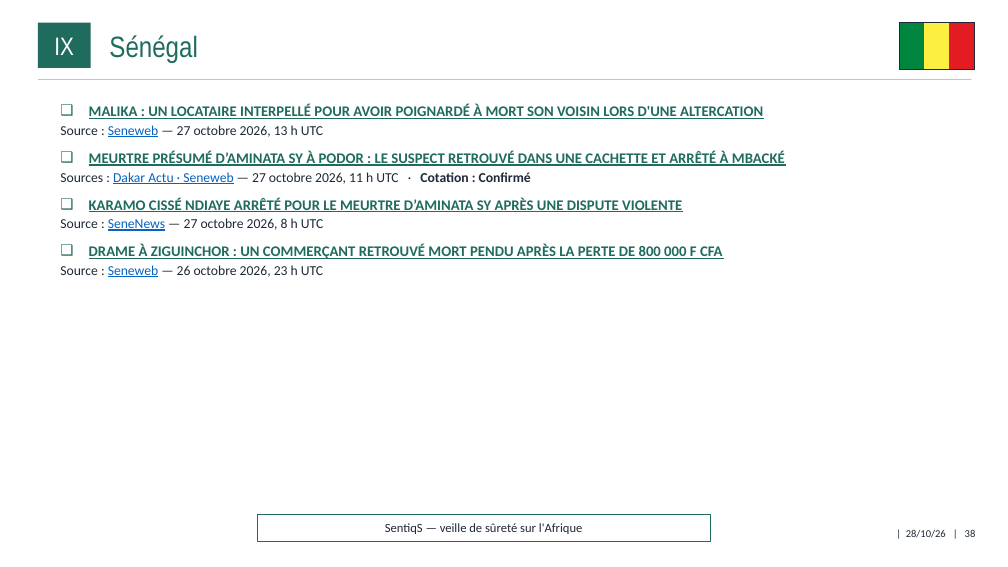
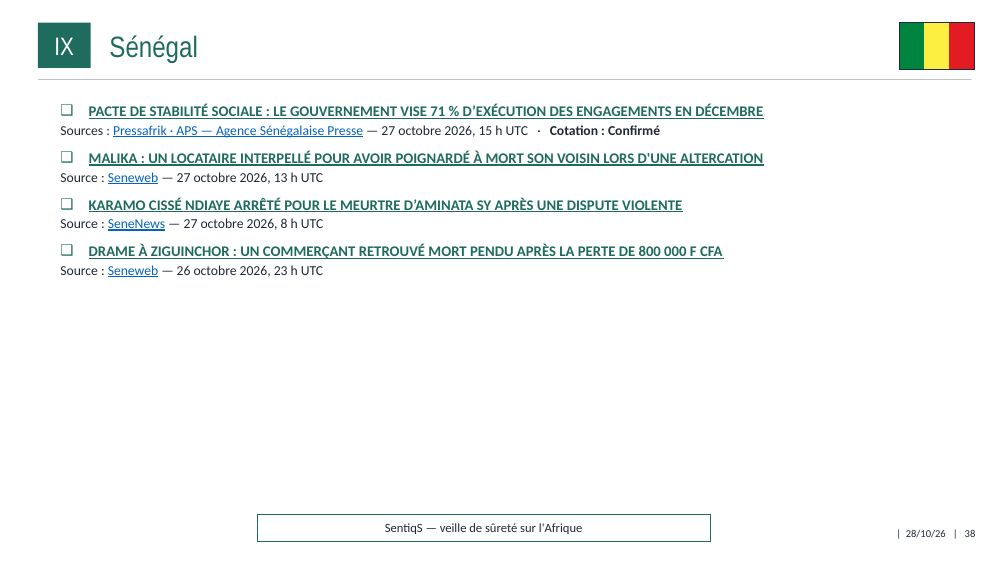
Before and after one commit to ytl1-ops/SentiqS, a slide deck: slide 38 of web/rapports/mensuel/2026-10.pptx. Drawn at 1008x567 pixels with LibreOffice and Linux fonts; fonts in the diff are those of the drawing. Boxes give left, top, right and bottom in pixels: in the first picture for what was removed or moved away, otherwise in the second. Text is boxed around its words. In the diff, an @@ line names an element or a change of style, - is before the commit and + after.

```diff
--- a/web/rapports/mensuel/2026-10.pptx
+++ b/web/rapports/mensuel/2026-10.pptx
@@ text at <box>60,104,763,138</box>: paragraphs added @@
+❑ PACTE DE STABILITÉ SOCIALE : LE GOUVERNEMENT VISE 71 % D’EXÉCUTION DES ENGAGEMENTS EN DÉCEMBRE
+  ▪ Sources : Pressafrik · APS — Agence Sénégalaise Presse — 27 octobre 2026, 15 h UTC · Cotation : Confirmé
@@ text at <box>60,150,785,184</box>: paragraphs removed @@
-❑ MEURTRE PRÉSUMÉ D’AMINATA SY À PODOR : LE SUSPECT RETROUVÉ DANS UNE CACHETTE ET ARRÊTÉ À MBACKÉ
-  ▪ Sources : Dakar Actu · Seneweb — 27 octobre 2026, 11 h UTC · Cotation : Confirmé
```
Also in this commit, not shown: 14 other slides changed, 7 other files.
